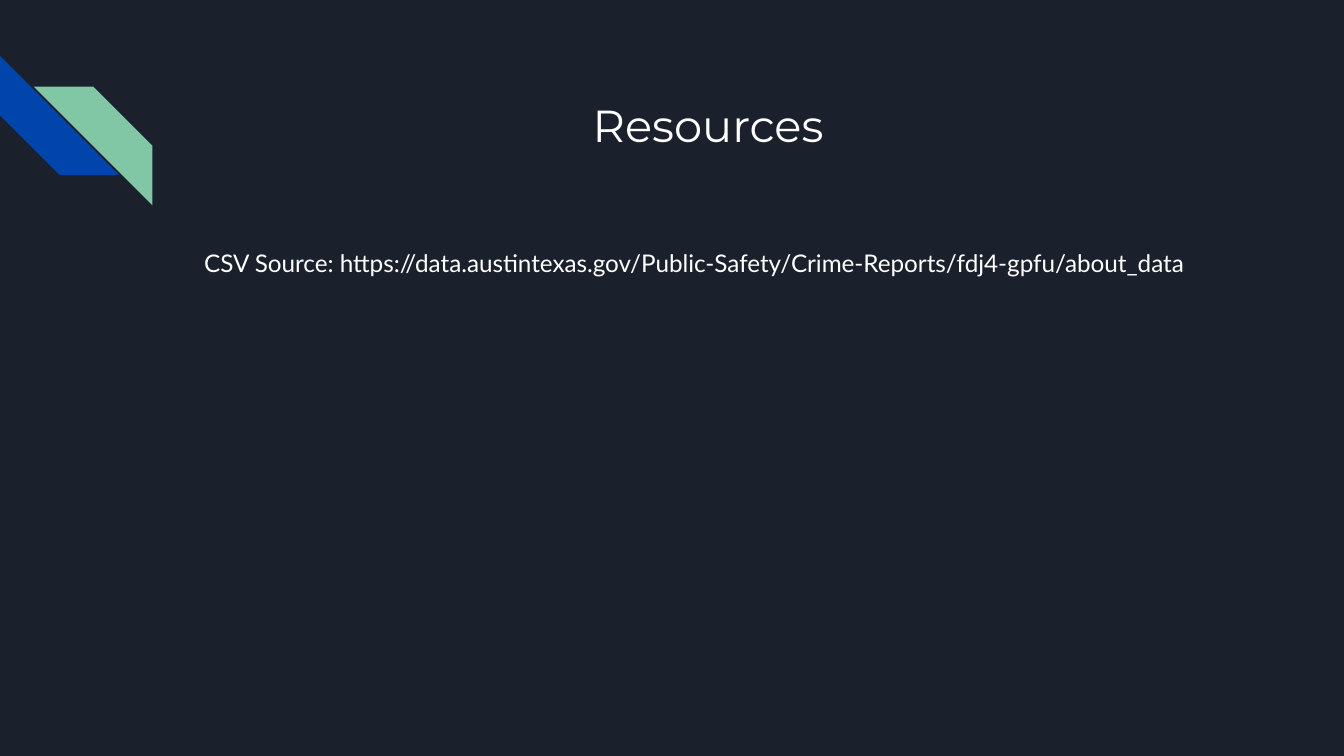
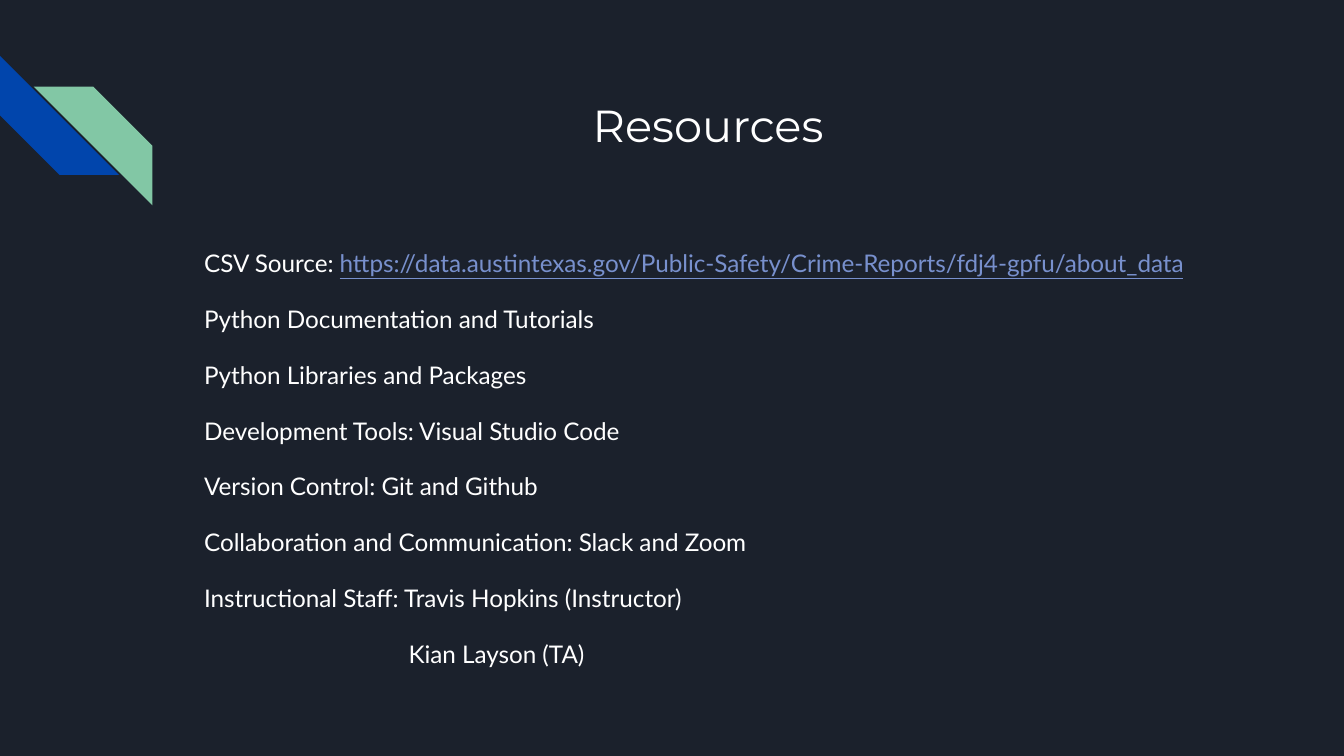
Before and after one commit to oddtexan/Project-1, a slide deck: slide 2 of Project 1 Presentation Final.pptx. Drawn at 1344x756 pixels with LibreOffice and Linux fonts; fonts in the diff are those of the drawing. Boxes give left, top, right and bottom in pixels: in the first picture for what was removed or moved away, otherwise in the second. Text is boxed around its words. In the diff, an @@ line names an element or a change of style, - is before the commit and + after.

```diff
--- a/Project 1 Presentation Final.pptx
+++ b/Project 1 Presentation Final.pptx
@@ text at bbox=[204, 254, 1184, 277]: text colour #FFFFFF to #7890CD, underline on in "https://data.austintexas.gov/Public-Safety/Crime-Reports/fdj ..." @@
@@ text at bbox=[204, 310, 746, 667]: paragraphs added @@
+Python Documentation and Tutorials
+Python Libraries and Packages
+Development Tools: Visual Studio Code
+Version Control: Git and Github
+Collaboration and Communication: Slack and Zoom
+Instructional Staff: Travis Hopkins (Instructor)
+Kian Layson (TA)
```
Also in this commit, not shown: 6 other slides changed, 1 other file.
